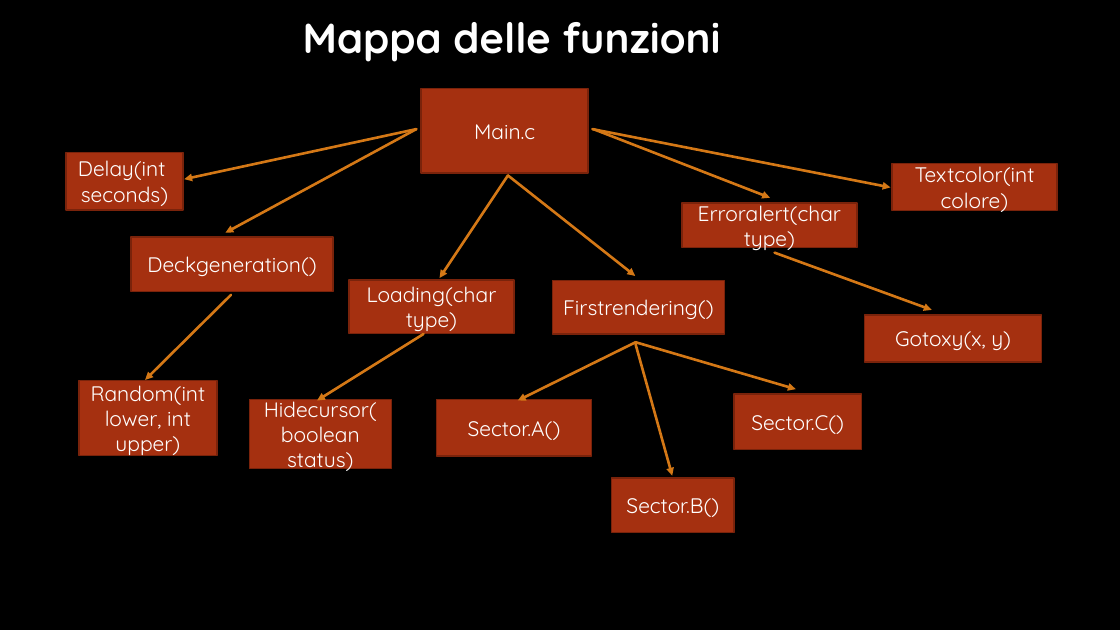
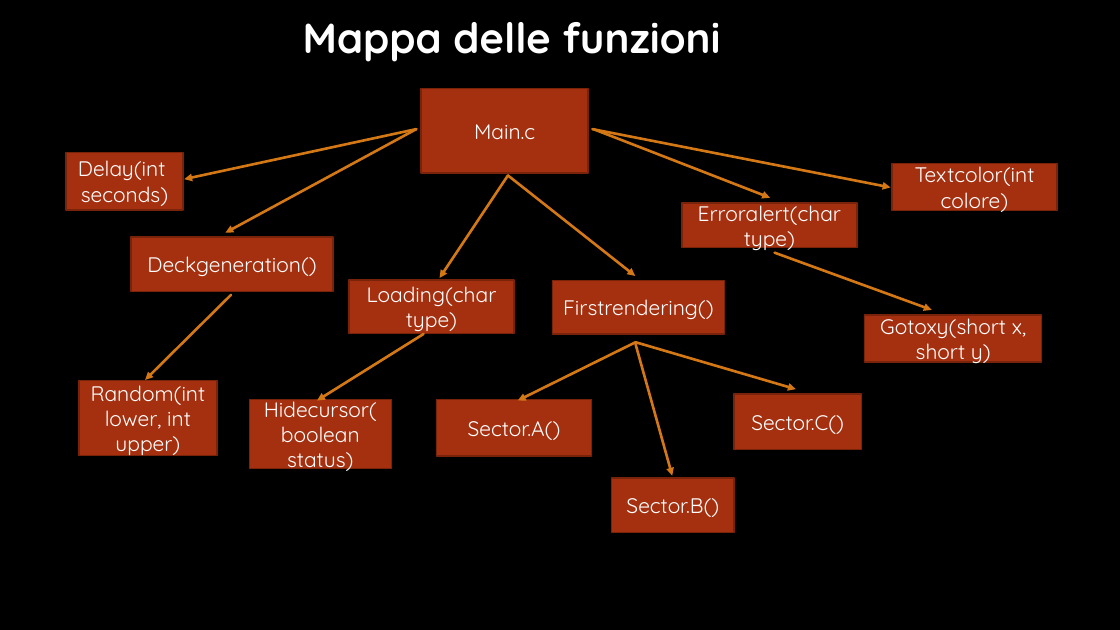
Before and after one commit to salvatoreraccardi/Solitario_Reglan_Chiuso, a slide deck: slide 10 of solitario reglan chiuso.pptx. Drawn at 1120x630 pixels with LibreOffice and Linux fonts; fonts in the diff are those of the drawing; background and template pictures are left out. Boxes give left, top, right and bottom in pixels: in the first picture for what was removed or moved away, otherwise in the second. Text is boxed around its words. In the diff, an @@ line names an element or a change of style, - is before the commit and + after.

```diff
--- a/solitario reglan chiuso.pptx
+++ b/solitario reglan chiuso.pptx
@@ text in rectangle at <box>880,313,1026,365</box>: text changed @@
-Gotoxy(x, y)
+Gotoxy(short x, short y)
```
Also in this commit, not shown: 1 other slide changed, 1 other file.
